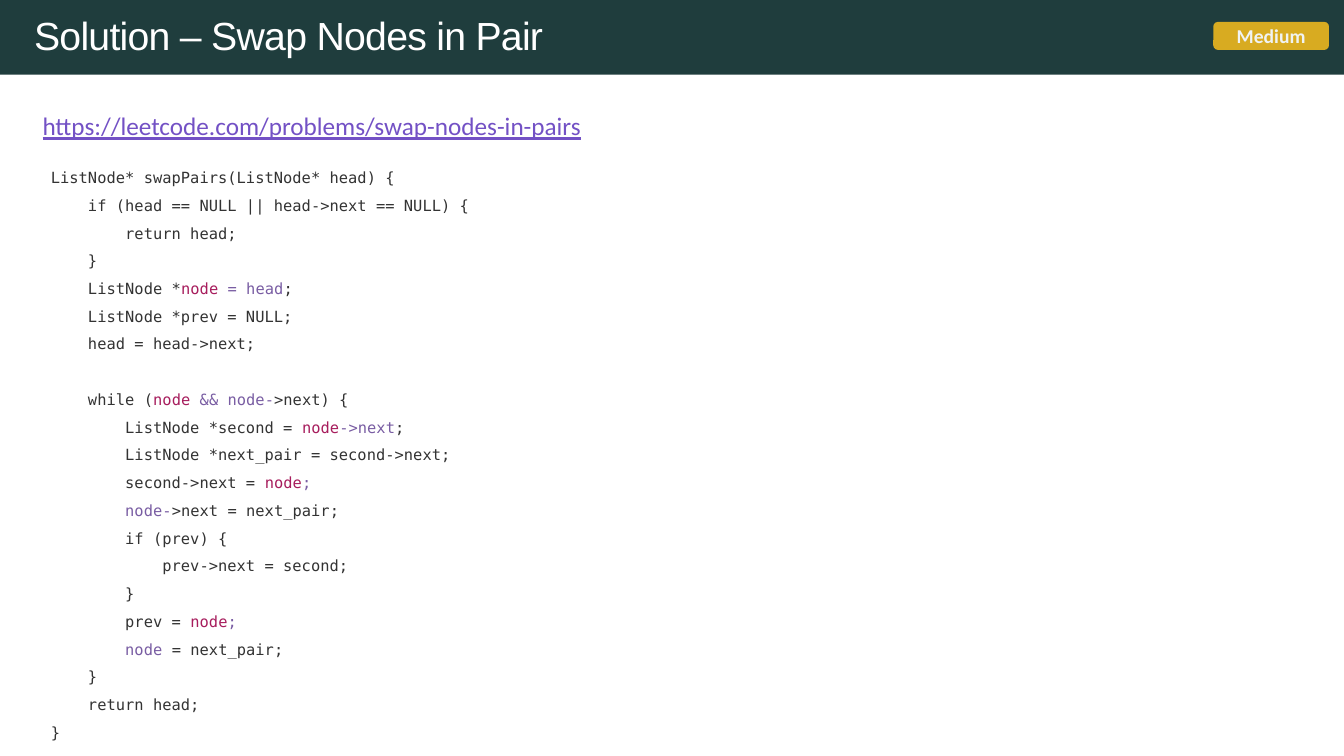
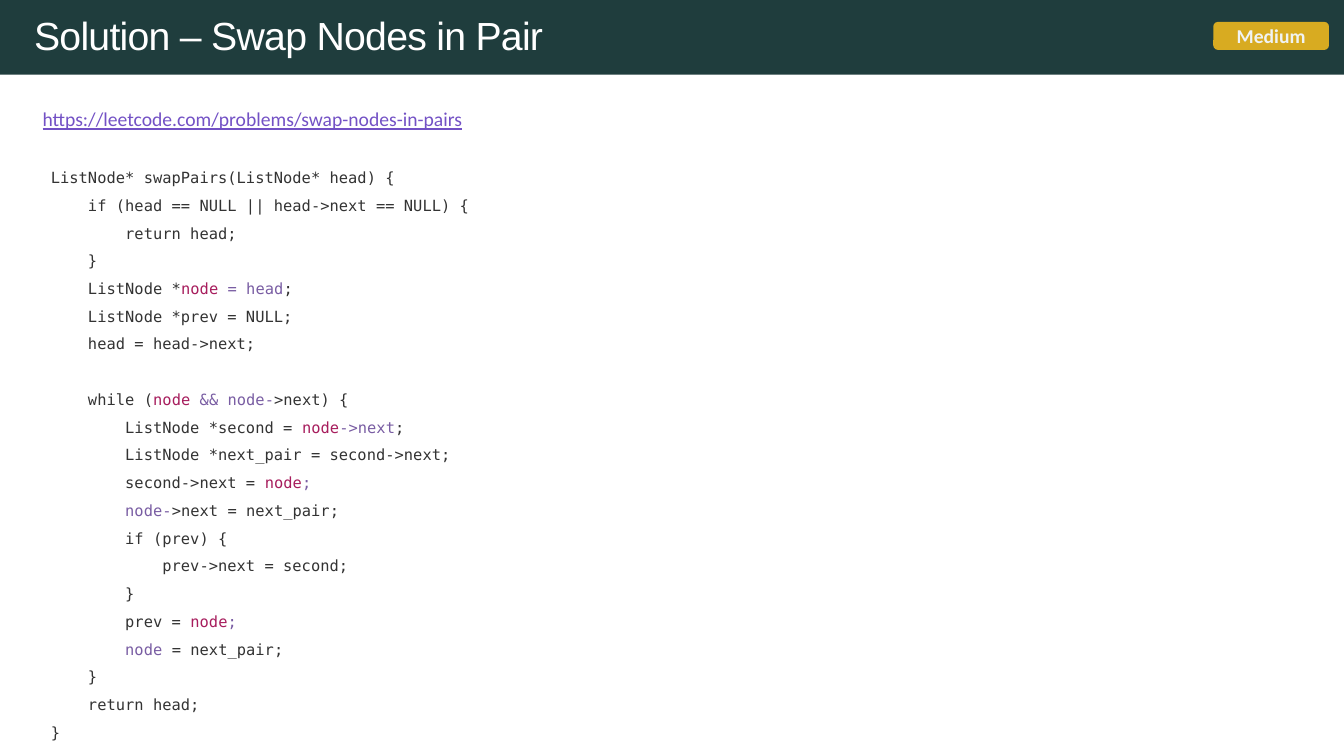
Before and after one commit to rfdavid/coding-interview-handbook-cpp, a slide deck: slide 57 of Algorithm and problem Solving Cheatsheet.pptm (slide 46 before the commit). Drawn at 1344x756 pixels with LibreOffice and Linux fonts; fonts in the diff are those of the drawing. Boxes give left, top, right and bottom in pixels: in the first picture for what was removed or moved away, otherwise in the second. Text is boxed around its words. In the diff, an @@ line names an element or a change of style, - is before the commit and + after.

```diff
--- a/Algorithm and problem Solving Cheatsheet.pptm
+++ b/Algorithm and problem Solving Cheatsheet.pptm
@@ text "https://leetcode.com/problems/swap-nodes-in-pairs" at (43,112,462,130): size 18 to 14 pt @@
```
Also in this commit, not shown: 3 other slides changed, 11 slides added, 13 other files.
